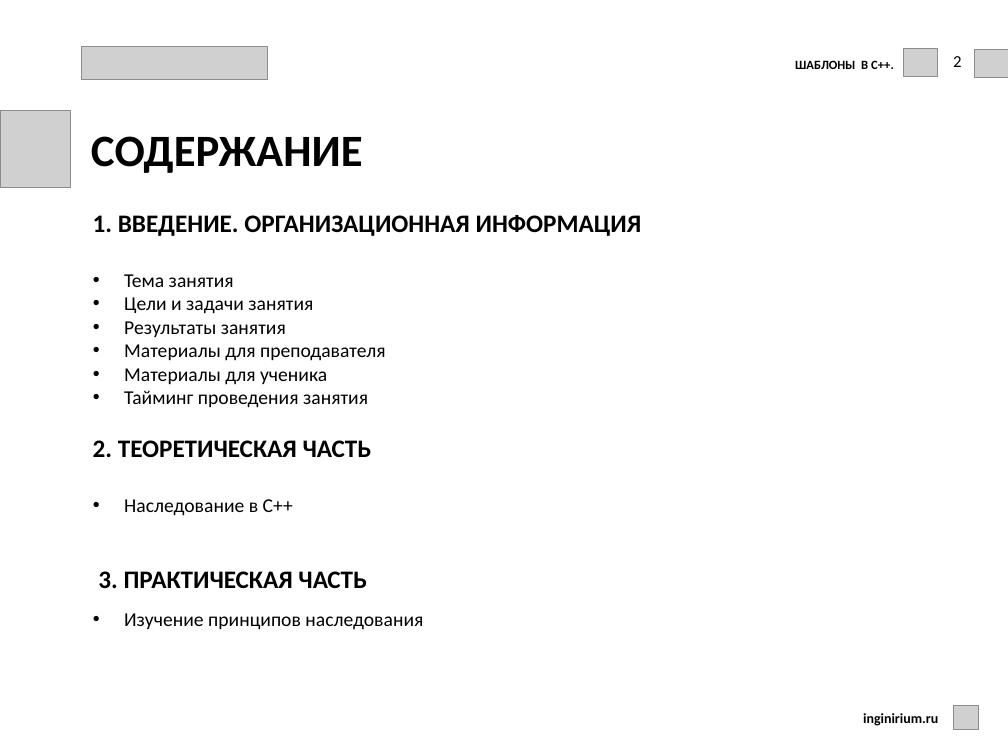
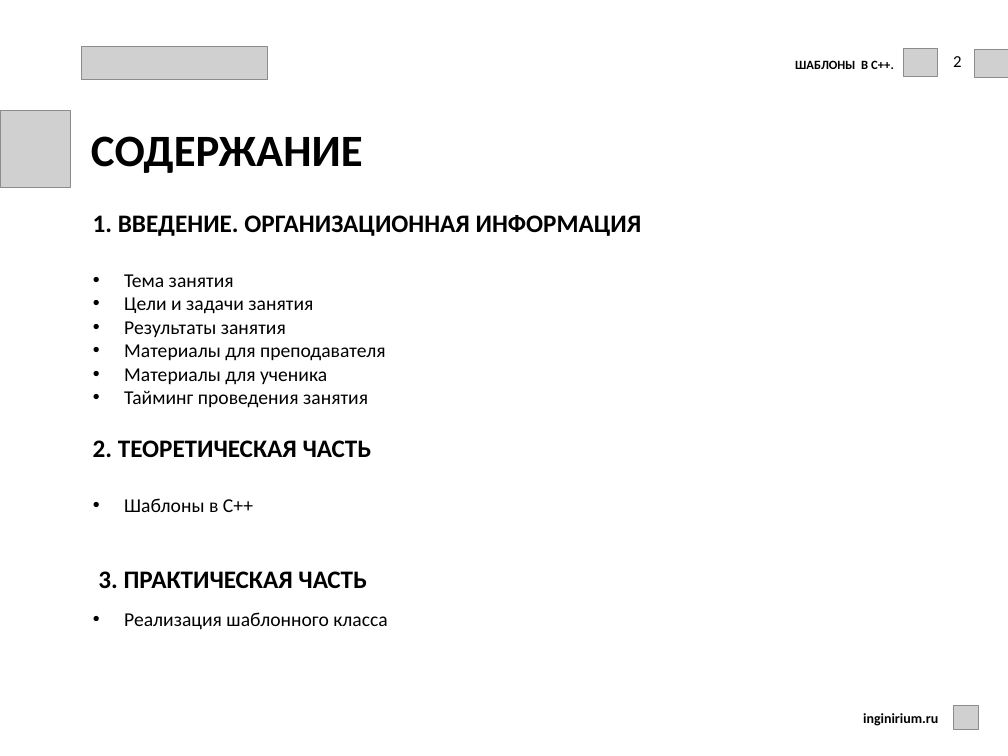
Before and after one commit to kprmk/Cpp, a slide deck: slide 2 of lessons_I/9-11/les_10/les_10_templates.pptx. Drawn at 1008x756 pixels with LibreOffice and Linux fonts; fonts in the diff are those of the drawing; grey boxes stand for pictures; background and template pictures are left out. Boxes give left, top, right and bottom in pixels: in the first picture for what was removed or moved away, otherwise in the second. Text is boxed around its words. In the diff, an @@ line names an element or a change of style, - is before the commit and + after.

```diff
--- a/lessons_I/9-11/les_10/les_10_templates.pptx
+++ b/lessons_I/9-11/les_10/les_10_templates.pptx
@@ text at bbox=[124, 498, 253, 512]: text changed @@
-• Наследование в С++
+• Шаблоны в С++
@@ text at bbox=[124, 612, 387, 630]: text changed @@
-• Изучение принципов наследования
+• Реализация шаблонного класса
```
Also in this commit, not shown: 13 other slides changed, 1 slide added, 2 slides removed, 45 other files.
